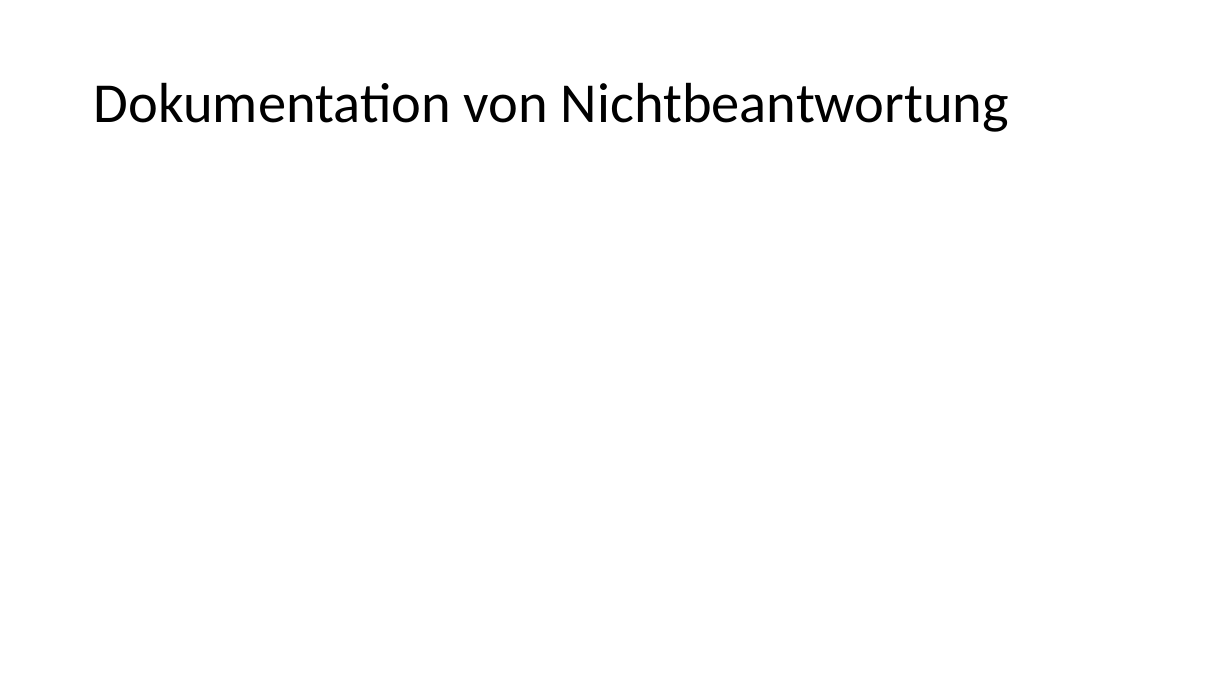
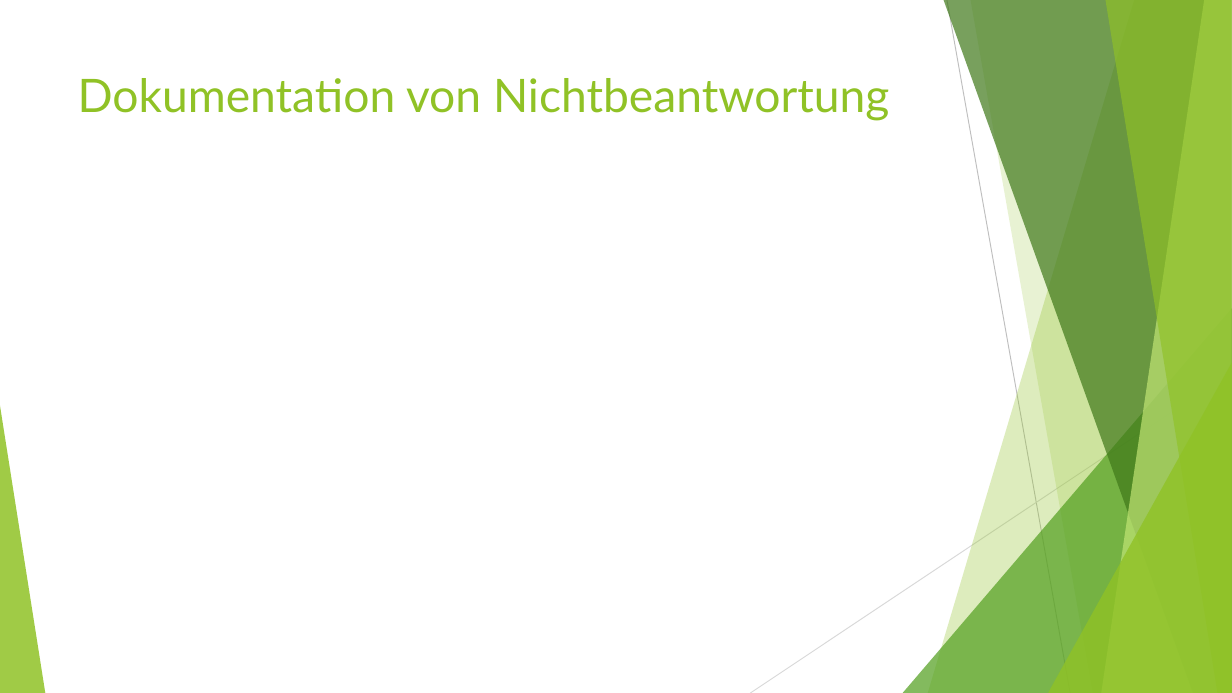
Before and after one commit to FlorianMein/LF6ChatBot, a slide deck: slide 15 of Chatbot LF6.odp (slide 5 before the commit). Drawn at 1232x693 pixels with LibreOffice and Linux fonts; fonts in the diff are those of the drawing. Boxes give left, top, right and bottom in pixels: in the first picture for what was removed or moved away, otherwise in the second. Text is boxed around its words. In the diff, an @@ line names an element or a change of style, - is before the commit and + after.

```diff
--- a/Chatbot LF6.odp
+++ b/Chatbot LF6.odp
@@ title "Dokumentation von Nichtbeantwortung": place and size @@
-title "Dokumentation von Nichtbeantwortung" at box(94, 82, 1009, 132)
+title "Dokumentation von Nichtbeantwortung" at box(78, 78, 889, 121)
@@ title "Dokumentation von Nichtbeantwortung" at box(78, 78, 889, 121): size 44 to 36 pt, font Calibri to Lato, text colour #000000 to #90C226; line spacing 0.9 to 1; vertical alignment middle to top @@
@@ group added at box(0, 0, 1232, 693): 8 freeform shapes, 2 lines @@
```
Also in this commit, not shown: 3 other slides changed, 12 slides added, 1 slide removed.
